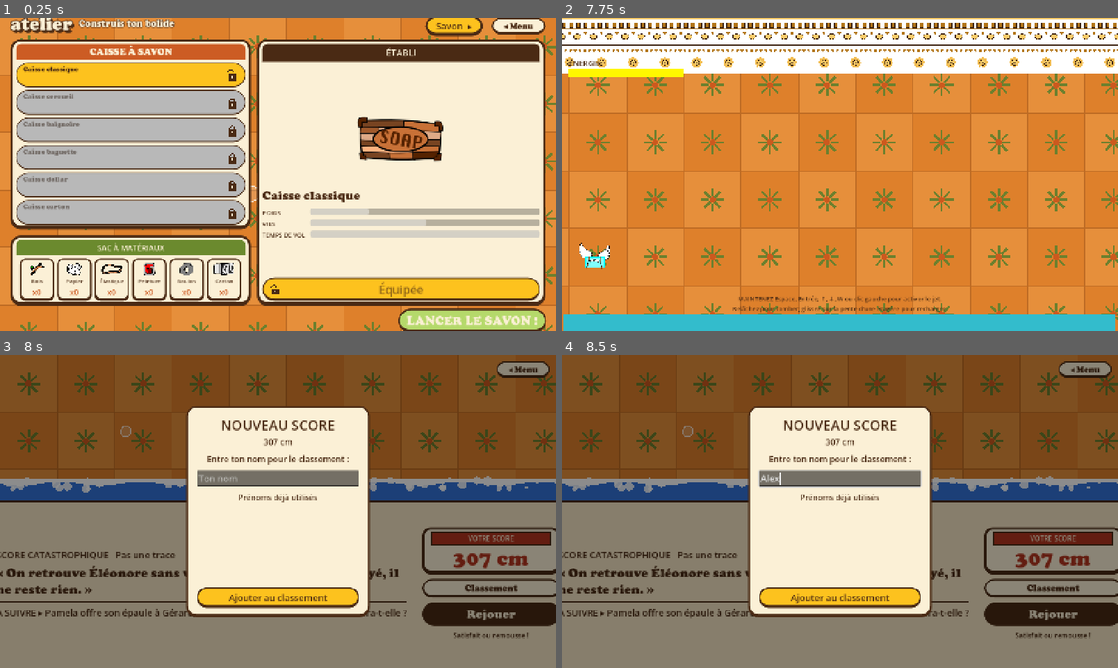
Above: before the commit, frames 1-4 (two rows, left to right).
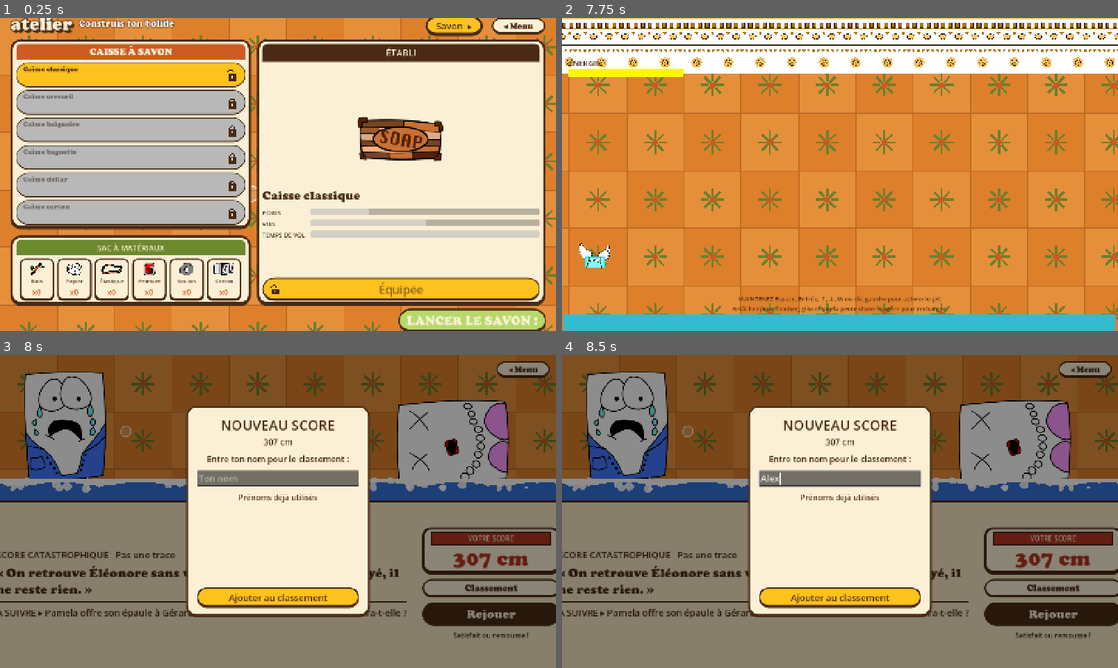
Above: after the commit, the same moments.

Repository: atostivint/LesAilesEtLaCaisse
Game: Godot game, scene res://scenes/atelier.tscn
Two runs of this game, one before a commit and one after it. Both use one fixed random seed, a clock stepped at 60 frames per second and the inputs below. Sound files missing from this copy of the repository are replaced by a short silence.
Inputs (mouse positions are in pixels of both pictures, inside the frame that each line leads up to):
- Up to frame 1 (0.25 s): no input
- Up to frame 2 (7.75 s): click "Savon ▸" at 0.5 s; click "◂ Atelier" at 1.25 s; click (695, 74) at 2.02 s; click (695, 102) at 2.77 s; click (695, 130) at 3.52 s; click (695, 158) at 4.27 s; click (695, 183) at 5.02 s; click (695, 212) at 5.77 s; click "LANCER LE SAVON !" at 6.5 s; tap Enter at 7.25 s; move the mouse to (962, 158) at 7.27 s; hold Space (thrust) from 7.28 s (still down); click (962, 158) at 7.42 s
- Up to frame 3 (8 s): keep holding Space (thrust)
- Up to frame 4 (8.5 s): release Space (thrust) at 8 s; click (840, 477) at 8.02 s; type "Alex" at 8.1 s

Frames 1-2 are identical in both runs. In frame 3, 9.8% of the frame differs, in the area x 4-92%, y 5-40%; in frame 4, 9.8%.

Commit message:
Écrans de score : savons bleu et rose par palier (anneau sur excellent), savon central retiré
Co-Authored-By: Claude Sonnet 5.5 <noreply@anthropic.com>

Diff:
--- a/scenes/score_bon.tscn
+++ b/scenes/score_bon.tscn
@@ -1,11 +1,9 @@
-[gd_scene load_steps=13 format=3]
+[gd_scene load_steps=12 format=3]
 
 [ext_resource type="Script" uid="uid://cbidi30h5srsy" path="res://scripts/score_ecran.gd" id="1_score"]
 [ext_resource type="Script" uid="uid://dfn7ksbclbn8v" path="res://scripts/carrelage.gd" id="2_tile"]
 [ext_resource type="FontFile" uid="uid://r57oom8r8ki2" path="res://fonts/COOPBL.TTF" id="3_font"]
-[ext_resource type="PackedScene" uid="uid://5yrrq8pk76qm" path="res://scenes/soap.tscn" id="4_soap"]
 [ext_resource type="PackedScene" path="res://scenes/bouton_menu.tscn" id="9_menu"]
-[ext_resource type="PackedScene" path="res://scenes/soap.tscn" id="4_soap"]
 [ext_resource type="Script" path="res://scripts/eau_savon.gd" id="5_eau"]
 
 [sub_resource type="StyleBoxFlat" id="bas"]
@@ -96,26 +94,21 @@
 color = Color(0.35, 0.6, 0.62, 1)
 polygon = PackedVector2Array(0, 402, 1456, 402, 1456, 379, 0, 379)
 
-[node name="Savon" parent="Haut" unique_id=1068524024 instance=ExtResource("4_soap")]
-unique_name_in_owner = true
-position = Vector2(720, 330)
-scale = Vector2(3, 3)
-
 [node name="Gerard" type="TextureRect" parent="Haut"]
 layout_mode = 0
 offset_left = 40.0
-offset_top = 120.0
+offset_top = 40.0
 offset_right = 300.0
-offset_bottom = 410.0
+offset_bottom = 330.0
 expand_mode = 1
 stretch_mode = 5
 
 [node name="Eleonore" type="TextureRect" parent="Haut"]
 layout_mode = 0
-offset_left = 1140.0
-offset_top = 110.0
-offset_right = 1410.0
-offset_bottom = 410.0
+offset_left = 1050.0
+offset_top = 30.0
+offset_right = 1320.0
+offset_bottom = 330.0
 expand_mode = 1
 stretch_mode = 5
 
--- a/scenes/score_catastrophe.tscn
+++ b/scenes/score_catastrophe.tscn
@@ -1,10 +1,9 @@
-[gd_scene load_steps=13 format=3]
+[gd_scene load_steps=12 format=3]
 
 [ext_resource type="Script" path="res://scripts/score_ecran.gd" id="1_score"]
 [ext_resource type="Script" path="res://scripts/carrelage.gd" id="2_tile"]
 [ext_resource type="FontFile" path="res://fonts/COOPBL.TTF" id="3_font"]
 [ext_resource type="PackedScene" path="res://scenes/bouton_menu.tscn" id="9_menu"]
-[ext_resource type="PackedScene" path="res://scenes/soap.tscn" id="4_soap"]
 [ext_resource type="Script" path="res://scripts/eau_savon.gd" id="5_eau"]
 
 [sub_resource type="StyleBoxFlat" id="bas"]
@@ -120,26 +119,23 @@
 color = Color(0.35, 0.6, 0.62, 1)
 polygon = PackedVector2Array(0, 402, 1456, 402, 1456, 379, 0, 379)
 
-[node name="Savon" parent="Haut" instance=ExtResource("4_soap")]
-unique_name_in_owner = true
-position = Vector2(720, 330)
-scale = Vector2(3, 3)
-
 [node name="Gerard" type="TextureRect" parent="Haut"]
 layout_mode = 0
 offset_left = 40.0
-offset_top = 120.0
+offset_top = 40.0
 offset_right = 300.0
-offset_bottom = 410.0
+offset_bottom = 330.0
 expand_mode = 1
 stretch_mode = 5
 
 [node name="Eleonore" type="TextureRect" parent="Haut"]
 layout_mode = 0
-offset_left = 1140.0
-offset_top = 110.0
-offset_right = 1410.0
-offset_bottom = 410.0
+offset_left = 1050.0
+offset_top = 75.0
+offset_right = 1320.0
+offset_bottom = 375.0
+rotation = -1.5708
+pivot_offset = Vector2(135, 150)
 expand_mode = 1
 stretch_mode = 5
 
--- a/scenes/score_excellent.tscn
+++ b/scenes/score_excellent.tscn
@@ -4,8 +4,8 @@
 [ext_resource type="Script" path="res://scripts/carrelage.gd" id="2_tile"]
 [ext_resource type="FontFile" path="res://fonts/COOPBL.TTF" id="3_font"]
 [ext_resource type="PackedScene" path="res://scenes/bouton_menu.tscn" id="9_menu"]
-[ext_resource type="PackedScene" path="res://scenes/soap.tscn" id="4_soap"]
 [ext_resource type="Script" path="res://scripts/eau_savon.gd" id="5_eau"]
+[ext_resource type="Texture2D" uid="uid://c85bidcihmvj4" path="res://artwork/sprites/score_excellent_anneau.svg" id="10_anneau"]
 
 [sub_resource type="StyleBoxFlat" id="bas"]
 content_margin_left = 22.0
@@ -119,29 +119,34 @@
 color = Color(0.35, 0.6, 0.62, 1)
 polygon = PackedVector2Array(0, 402, 1456, 402, 1456, 379, 0, 379)
 
-[node name="Savon" parent="Haut" instance=ExtResource("4_soap")]
-unique_name_in_owner = true
-position = Vector2(720, 330)
-scale = Vector2(3, 3)
-
 [node name="Gerard" type="TextureRect" parent="Haut"]
 layout_mode = 0
 offset_left = 40.0
-offset_top = 120.0
+offset_top = 40.0
 offset_right = 300.0
-offset_bottom = 410.0
+offset_bottom = 330.0
 expand_mode = 1
 stretch_mode = 5
 
 [node name="Eleonore" type="TextureRect" parent="Haut"]
 layout_mode = 0
-offset_left = 1140.0
-offset_top = 110.0
-offset_right = 1410.0
-offset_bottom = 410.0
+offset_left = 1050.0
+offset_top = 30.0
+offset_right = 1320.0
+offset_bottom = 330.0
 expand_mode = 1
 stretch_mode = 5
 
+
+[node name="Anneau" type="TextureRect" parent="Haut"]
+layout_mode = 0
+offset_left = 288.0
+offset_top = 130.0
+offset_right = 353.0
+offset_bottom = 223.0
+texture = ExtResource("10_anneau")
+expand_mode = 1
+stretch_mode = 5
 
 [node name="Eau" type="Control" parent="."]
 layout_mode = 1
--- a/scenes/score_mauvais.tscn
+++ b/scenes/score_mauvais.tscn
@@ -1,10 +1,9 @@
-[gd_scene load_steps=13 format=3]
+[gd_scene load_steps=12 format=3]
 
 [ext_resource type="Script" path="res://scripts/score_ecran.gd" id="1_score"]
 [ext_resource type="Script" path="res://scripts/carrelage.gd" id="2_tile"]
 [ext_resource type="FontFile" path="res://fonts/COOPBL.TTF" id="3_font"]
 [ext_resource type="PackedScene" path="res://scenes/bouton_menu.tscn" id="9_menu"]
-[ext_resource type="PackedScene" path="res://scenes/soap.tscn" id="4_soap"]
 [ext_resource type="Script" path="res://scripts/eau_savon.gd" id="5_eau"]
 
 [sub_resource type="StyleBoxFlat" id="bas"]
@@ -120,26 +119,21 @@
 color = Color(0.35, 0.6, 0.62, 1)
 polygon = PackedVector2Array(0, 402, 1456, 402, 1456, 379, 0, 379)
 
-[node name="Savon" parent="Haut" instance=ExtResource("4_soap")]
-unique_name_in_owner = true
-position = Vector2(720, 330)
-scale = Vector2(3, 3)
-
 [node name="Gerard" type="TextureRect" parent="Haut"]
 layout_mode = 0
 offset_left = 40.0
-offset_top = 120.0
+offset_top = 40.0
 offset_right = 300.0
-offset_bottom = 410.0
+offset_bottom = 330.0
 expand_mode = 1
 stretch_mode = 5
 
 [node name="Eleonore" type="TextureRect" parent="Haut"]
 layout_mode = 0
-offset_left = 1140.0
-offset_top = 110.0
-offset_right = 1410.0
-offset_bottom = 410.0
+offset_left = 1050.0
+offset_top = 30.0
+offset_right = 1320.0
+offset_bottom = 330.0
 expand_mode = 1
 stretch_mode = 5
 
--- a/scenes/score_moyen.tscn
+++ b/scenes/score_moyen.tscn
@@ -1,10 +1,9 @@
-[gd_scene load_steps=13 format=3]
+[gd_scene load_steps=12 format=3]
 
 [ext_resource type="Script" path="res://scripts/score_ecran.gd" id="1_score"]
 [ext_resource type="Script" path="res://scripts/carrelage.gd" id="2_tile"]
 [ext_resource type="FontFile" path="res://fonts/COOPBL.TTF" id="3_font"]
 [ext_resource type="PackedScene" path="res://scenes/bouton_menu.tscn" id="9_menu"]
-[ext_resource type="PackedScene" path="res://scenes/soap.tscn" id="4_soap"]
 [ext_resource type="Script" path="res://scripts/eau_savon.gd" id="5_eau"]
 
 [sub_resource type="StyleBoxFlat" id="bas"]
@@ -120,26 +119,21 @@
 color = Color(0.35, 0.6, 0.62, 1)
 polygon = PackedVector2Array(0, 402, 1456, 402, 1456, 379, 0, 379)
 
-[node name="Savon" parent="Haut" instance=ExtResource("4_soap")]
-unique_name_in_owner = true
-position = Vector2(720, 330)
-scale = Vector2(3, 3)
-
 [node name="Gerard" type="TextureRect" parent="Haut"]
 layout_mode = 0
 offset_left = 40.0
-offset_top = 120.0
+offset_top = 40.0
 offset_right = 300.0
-offset_bottom = 410.0
+offset_bottom = 330.0
 expand_mode = 1
 stretch_mode = 5
 
 [node name="Eleonore" type="TextureRect" parent="Haut"]
 layout_mode = 0
-offset_left = 1140.0
-offset_top = 110.0
-offset_right = 1410.0
-offset_bottom = 410.0
+offset_left = 1050.0
+offset_top = 30.0
+offset_right = 1320.0
+offset_bottom = 330.0
 expand_mode = 1
 stretch_mode = 5
 
--- a/scripts/score_ecran.gd
+++ b/scripts/score_ecran.gd
@@ -19,10 +19,6 @@
 }
 
 @export_enum("excellent", "bon", "moyen", "mauvais", "catastrophe") var mood := "excellent"
-
-## Numéro de la pose et nom de fichier des personnages (artwork/personnages/).
-const MOODS_NUMERO := {"excellent": 1, "bon": 2, "moyen": 3, "mauvais": 4, "catastrophe": 5}
-const MOODS_FICHIER := {"excellent": "excellent", "bon": "bon", "moyen": "moyen", "mauvais": "mauvais", "catastrophe": "catastrophique"}
 
 @onready var pastille: PanelContainer = $Bas/Marge/Colonnes/Gauche/Entete/Pastille
 @onready var pastille_texte: Label = $Bas/Marge/Colonnes/Gauche/Entete/Pastille/Texte
@@ -34,7 +30,6 @@
 @onready var entete: Label = $Bas/Marge/Colonnes/Droite/Carte/Contenu/EnTete
 @onready var valeur: Label = $Bas/Marge/Colonnes/Droite/Carte/Contenu/Valeur
 @onready var droite: VBoxContainer = $Bas/Marge/Colonnes/Droite
-@onready var savon: Soap = %Savon
 
 var _popup_nom: Control
 var _champ_nom: LineEdit
@@ -64,13 +59,9 @@
 	valeur.text = GameState.tuning.cm(distance)
 	valeur.add_theme_font_size_override("font_size", 56)
 	valeur.add_theme_color_override("font_color", accent)
-	Personnage.appliquer_choisi(savon)
-	# Gérard à gauche et Éléonore à droite, dans la pose du palier
-	var numero: int = MOODS_NUMERO[mood]
-	var fichier: String = MOODS_FICHIER[mood]
-	# TODO remettre ça
-	#$Haut/Gerard.texture = load("res://artwork/personnages/gerard-%d-%s.svg" % [numero, fichier])
-	#$Haut/Eleonore.texture = load("res://artwork/personnages/eleonore-%d-%s.svg" % [numero, fichier])
+	# Savon bleu (Gérard) à gauche et savon rose (Éléonore) à droite, dans la pose du palier
+	$Haut/Gerard.texture = load("res://artwork/sprites/score_%s_bleu.svg" % mood)
+	$Haut/Eleonore.texture = load("res://artwork/sprites/score_%s_rose.svg" % mood)
 	# Bouton classement, juste au-dessus de Rejouer
 	var bouton_classement := Button.new()
 	bouton_classement.text = "Classement"
